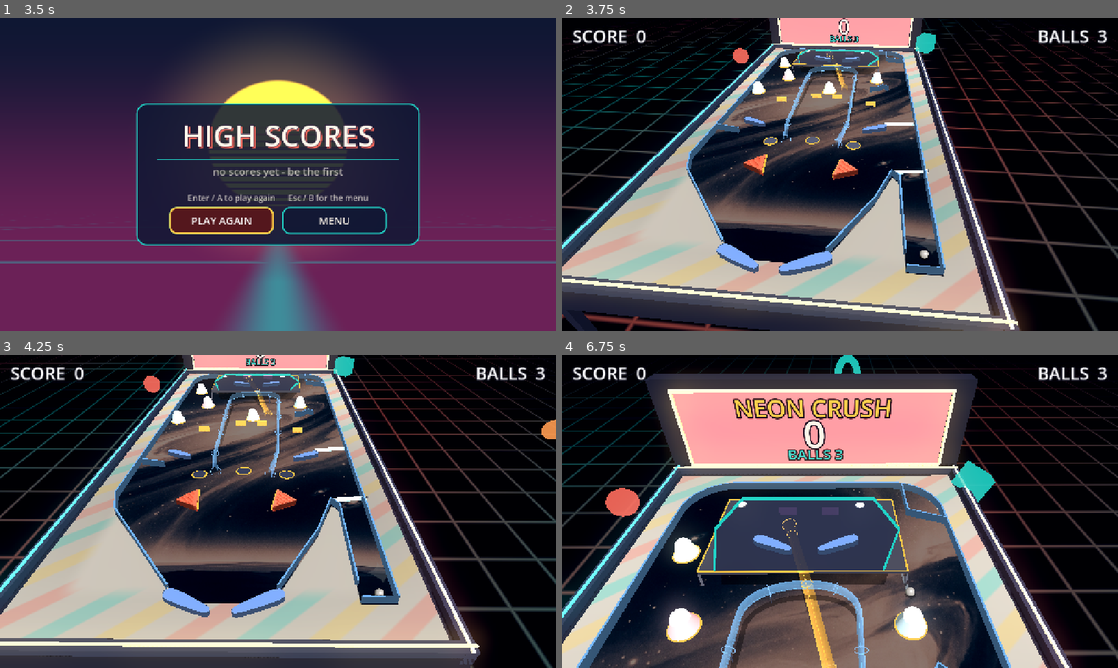
Above: before the commit, frames 1-4 (two rows, left to right).
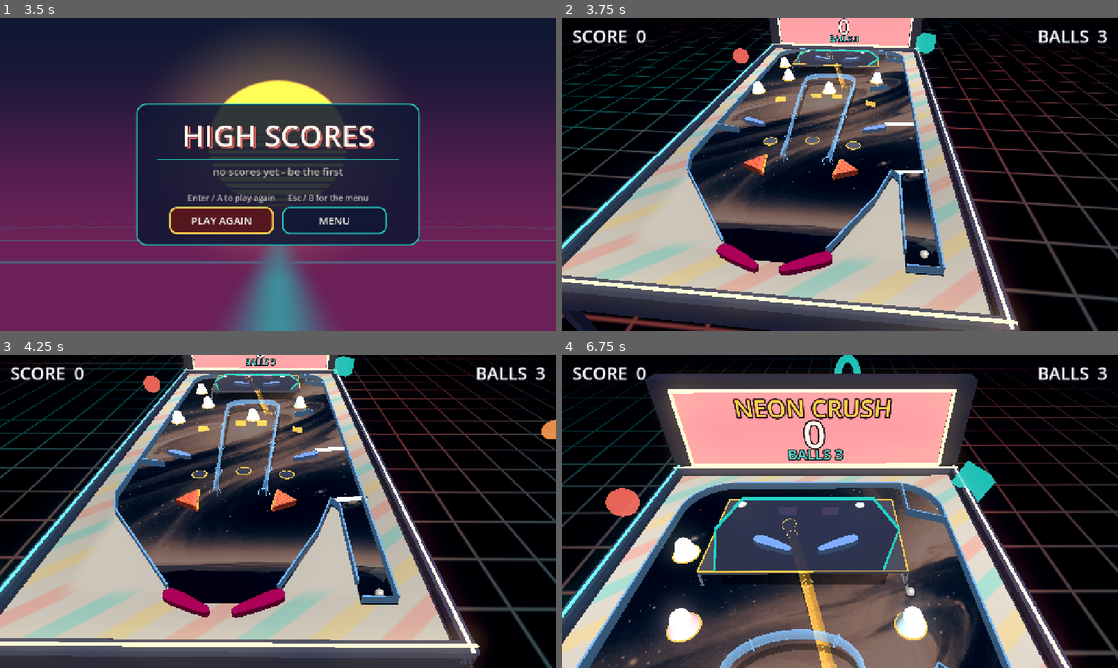
Above: after the commit, the same moments.

Repository: eddieedease/gdpb
Game: Godot game, scene res://scenes/table_select.tscn
Two runs of this game, one before a commit and one after it. Both use one fixed random seed, a clock stepped at 60 frames per second and the inputs below. Sound files missing from this copy of the repository are replaced by a short silence.
Inputs:
- Up to frame 1 (3.5 s): hold E (nudge_right) 0.53-1.28 s; tap Backspace at 0.6, 1.35, 2.85 s; hold Down (ui_down) 1.28-2.03 s; hold E (nudge_right) 2.03-2.78 s; hold Space (launch) 2.03-2.78 s; hold Up (ui_up) from 2.78 s (still down)
- Up to frame 2 (3.75 s): release Up (ui_up) at 3.5 s; click "PLAY AGAIN" at 3.5 s
- Up to frame 3 (4.25 s): no input
- Up to frame 4 (6.75 s): hold Space (launch) 4.28-5.03 s; hold A (flipper_left) 4.28-5.78 s; tap Backspace at 5.1, 6.6 s; hold Down (ui_down) 5.78-6.53 s; hold Space (launch) 5.78-6.53 s; hold E (nudge_right) from 6.53 s (still down)

Frame 1 is identical in both runs. In frame 2, 1.7% of the frame differs, in the area x 27-57%, y 15-83%; in frame 3, 1.8%; in frame 4, 2.8%, in the area x 28-56%, y 72-100%.

Commit message:
table layour changes

Diff:
--- a/scenes/advanced_table.tscn
+++ b/scenes/advanced_table.tscn
@@ -33,9 +33,9 @@
 [sub_resource type="Curve2D" id="Curve2D_jqx0o"]
 resource_local_to_scene = true
 _data = {
-"points": PackedVector2Array(0, 0, 0, 0, -193.34302, 108.89667, -52.359455, 32.18237, 52.359455, -32.18237, -54.069824, -4.0926514, 0, 0, 0, 0, 18.205627, -42.84326, 0, 0, 0, 0, 379.57715, -255.302, -104.75783, 57.57081, 104.75783, -57.57081, 514.2295, -331.27875, 121.906166, -70.6318, -121.906166, 70.6318, 684.14417, -89.06592, 29.367163, -16.893158, -29.367163, 16.893158, 128.0354, 231.05707, 0, 0, 0, 0, -73.64911, 311.45007)
+"points": PackedVector2Array(0, 0, 0, 0, -189.11853, 131.45166, 0, 0, 0, 0, 385.9568, -251.7492, 0, 0, 104.75783, -57.57081, 517.2638, -335.12024, 125.576096, -70.971634, -125.576096, 70.971634, 684.14417, -89.06592, 0, 0, 0, 0, -83.04785, 292.9348)
 }
-point_count = 8
+point_count = 5
 
 [sub_resource type="ShaderMaterial" id="shader_vignette"]
 shader = ExtResource("18_vignette")
@@ -143,20 +143,22 @@
 scale = Vector2(1, -1)
 
 [node name="DropTarget1" type="StaticBody2D" parent="." unique_id=705315852 groups=["drop_targets"]]
-position = Vector2(592, 1361)
+position = Vector2(354, 1212)
+rotation = -0.33005333
 script = ExtResource("11_doqff")
 
 [node name="CollisionShape2D" type="CollisionShape2D" parent="DropTarget1" unique_id=366264189]
-position = Vector2(-230, -148)
+position = Vector2(0, 2)
 shape = SubResource("RectangleShape2D_a0uye")
 
 [node name="Visual" type="Polygon2D" parent="DropTarget1" unique_id=1160255204]
-position = Vector2(-230, -148)
+position = Vector2(0, 2)
 color = Color(1, 0.55, 0.25, 1)
 polygon = PackedVector2Array(-32, -17, 32, -17, 32, 17, -32, 17)
 
 [node name="DropTarget2" type="StaticBody2D" parent="." unique_id=1610612860 groups=["drop_targets"]]
 position = Vector2(920, 1224)
+rotation = 0.43512914
 script = ExtResource("11_doqff")
 
 [node name="CollisionShape2D" type="CollisionShape2D" parent="DropTarget2" unique_id=1607439215]
@@ -167,10 +169,12 @@
 polygon = PackedVector2Array(-32, -17, 32, -17, 32, 17, -32, 17)
 
 [node name="FlipperMainLeft" parent="." unique_id=1173830421 instance=ExtResource("12_78gja")]
+modulate = Color(0.66813153, 6.738305e-07, 0.33688593, 1)
 position = Vector2(478, 2424)
 scale = Vector2(1.1399994, 1.1399994)
 
 [node name="FlipperMainRight" parent="." unique_id=549745985 instance=ExtResource("14_3tj61")]
+modulate = Color(0.6666667, 0, 0.3372549, 1)
 position = Vector2(814, 2424)
 scale = Vector2(1.1677339, 1.1677339)
 
@@ -210,7 +214,7 @@
 rotation = -0.12
 
 [node name="ExampleRail" parent="." unique_id=689590988 instance=ExtResource("16_rail")]
-position = Vector2(511, 1468)
+position = Vector2(511, 1633)
 rotation = -1.0062875
 scale = Vector2(1.0395514, 1.1361759)
 curve = SubResource("Curve2D_jqx0o")
@@ -219,6 +223,7 @@
 smoothness = 2.982
 guide_strength = 6.0
 centering = 8.0
+max_board_offset = null
 
 [node name="Ambiance" type="CanvasLayer" parent="." unique_id=692629535]
 layer = 5
@@ -270,3 +275,4 @@
 curve = SubResource("Curve2D_2gl5b")
 channel_width = 44.0
 ramp_score = 3000
+max_board_offset = null
